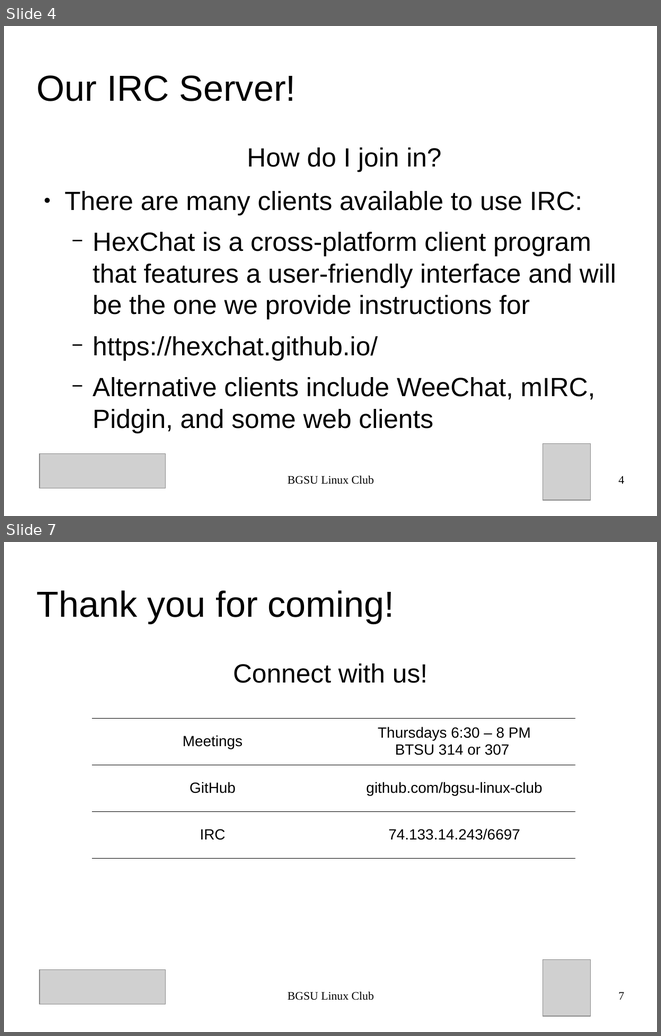
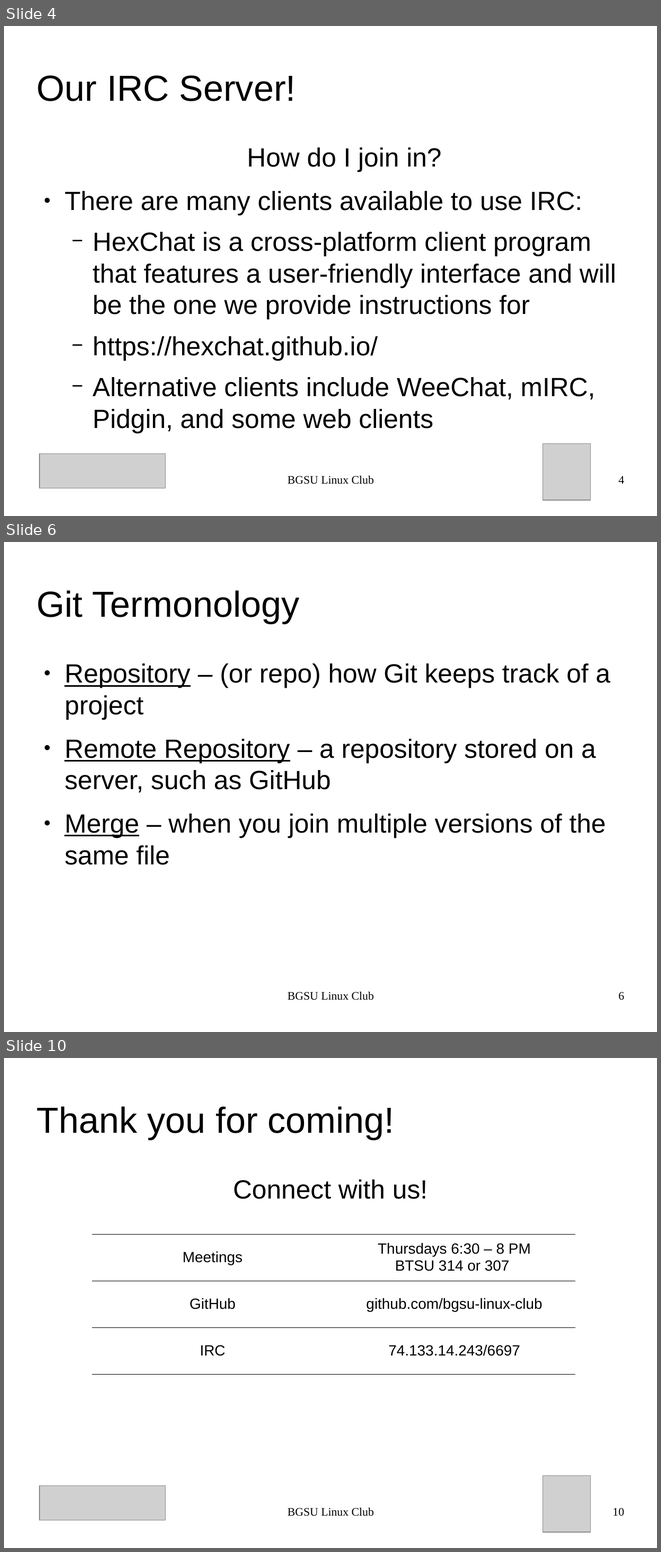
Before and after one commit to BGSU-Linux-Club/BGSU-Git-Tutorial, a slide deck: presentation.odp. Shown one above the other, each under a label of ours: slides 4 and 7 before the commit, slides 4, 6 and 10 after it; the slides between them are not shown. The pictures are 661x1036 and 661x1552 pixels, drawn with LibreOffice and Linux fonts; fonts in the diff are those of the drawing; grey boxes stand for pictures. Boxes give left, top, right and bottom in pixels: in the first picture for what was removed or moved away, otherwise in the second. Text is boxed around its words. In the diff, an @@ line names an element or a change of style, - is before the commit and + after.

```diff
--- a/presentation.odp
+++ b/presentation.odp
@@ slide 6 added at box(4, 542, 657, 1032), background #FFFFFF @@
@@ title added at box(37, 590, 299, 623), 44 pt, text #000000 @@
+Git Termonology
@@ text added at box(64, 663, 610, 865), 32 pt, text #000000 @@
+● Repository – (or repo) how Git keeps track of a project
+● Remote Repository – a repository stored on a server, such as GitHub
+● Merge – when you join multiple versions of the same file
@@ text added at box(288, 991, 374, 1000), 14 pt, text #000000 @@
+BGSU Linux Club
@@ page number added at box(618, 991, 624, 1000), 14 pt, text #000000 @@
+6
@@ what was slide 7 is now slide 10 @@
@@ page number at box(612, 1507, 624, 1516): text changed @@
-7
+10
```
Also in this commit, not shown: 1 slide changed, 3 other slides added, 1 slide removed, 2 other files.
